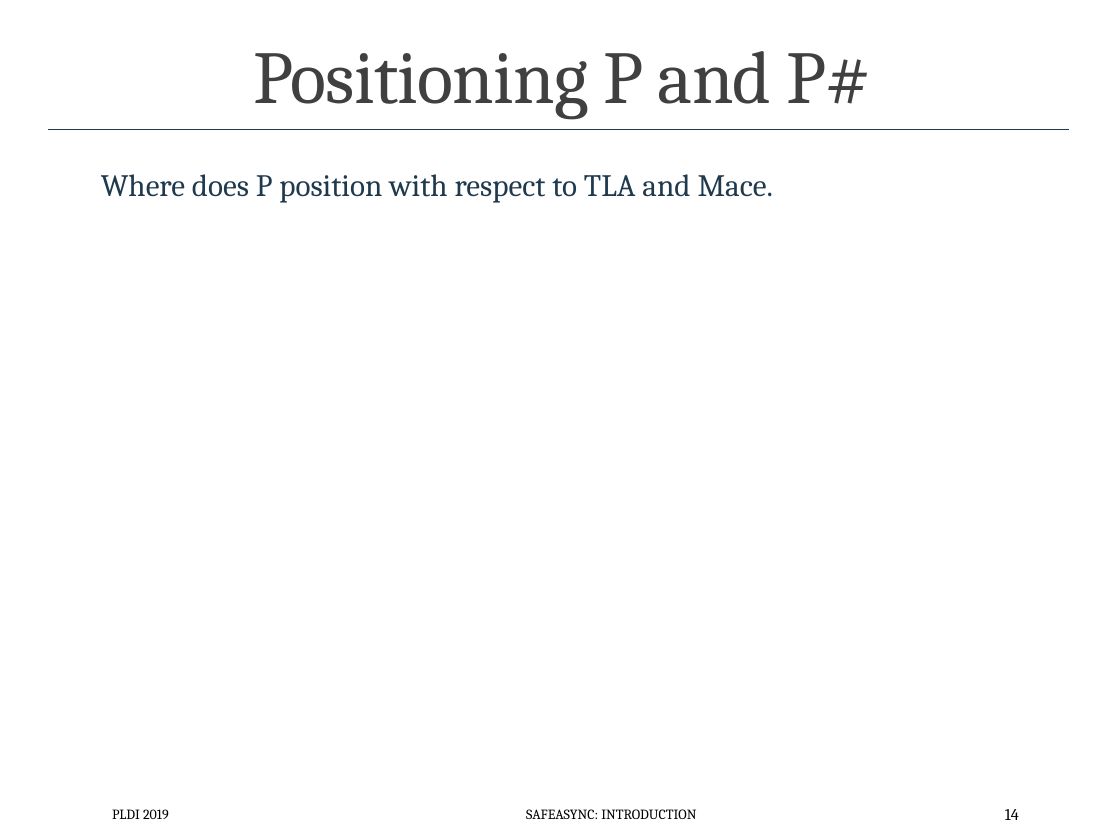
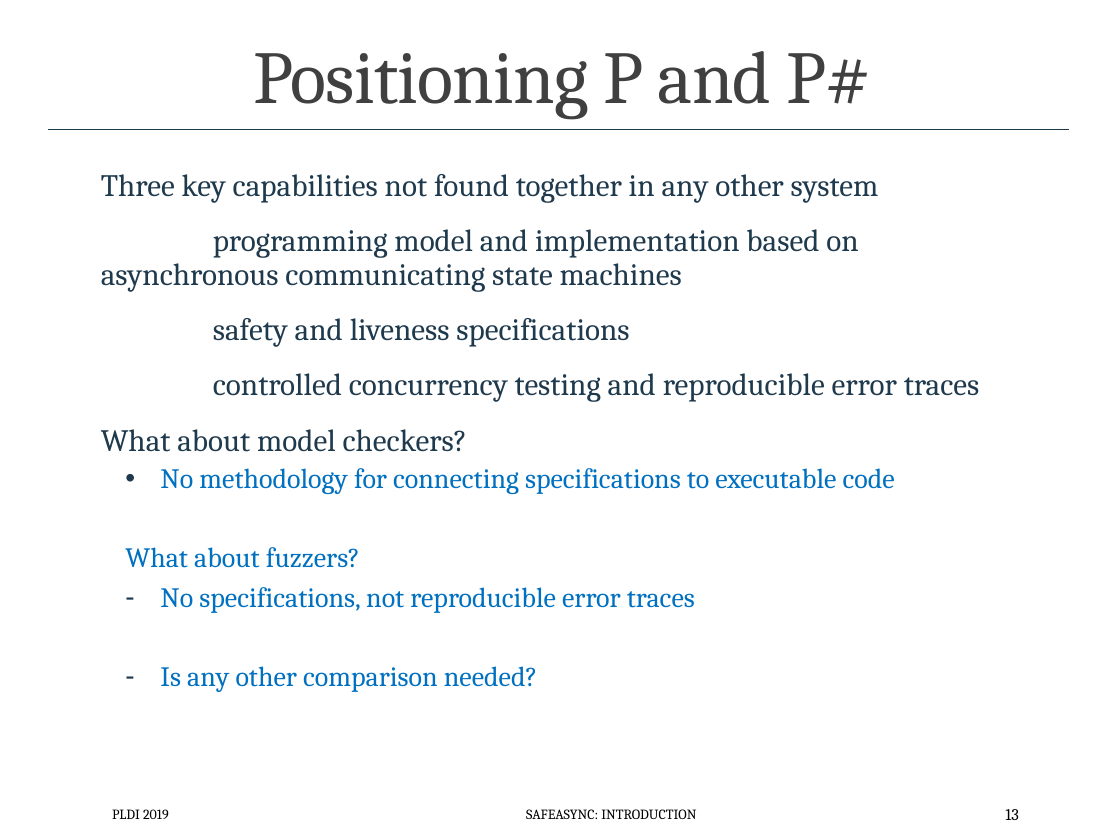
Before and after one commit to p-org/plditutorial, a slide deck: slide 13 of Presentations/1 - Introduction.pptx (slide 14 before the commit). Drawn at 1120x840 pixels with LibreOffice and Linux fonts; fonts in the diff are those of the drawing. Boxes give left, top, right and bottom in pixels: in the first picture for what was removed or moved away, otherwise in the second. Text is boxed around its words. In the diff, an @@ line names an element or a change of style, - is before the commit and + after.

```diff
--- a/Presentations/1 - Introduction.pptx
+++ b/Presentations/1 - Introduction.pptx
@@ text at (101, 174, 980, 692): text changed @@
-Where does P position with respect to TLA and Mace.
+Three key capabilities not found together in any other system
+programming model and implementation based on asynchronous communicating state machines
+safety and liveness specifications
+controlled concurrency testing and reproducible error traces
+What about model checkers?
+  • No methodology for connecting specifications to executable code
+  What about fuzzers?
+  – No specifications, not reproducible error traces
+  – Is any other comparison needed?
@@ page number at (1005, 809, 1018, 820): text changed @@
-14
+13
```
Also in this commit, not shown: 4 other slides changed, 1 slide removed.
